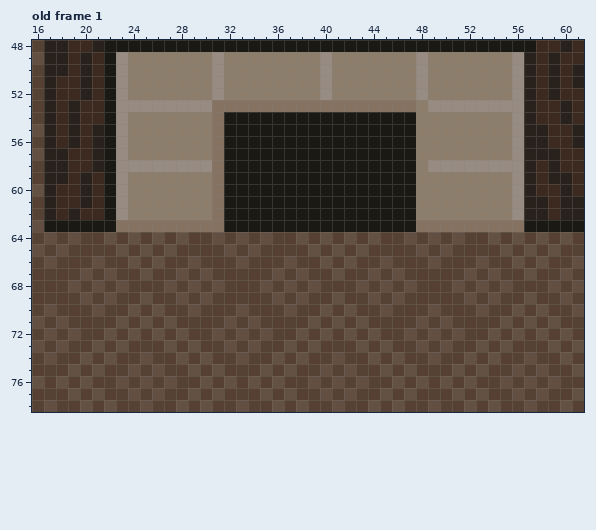
Two states of a pixel-art file, art/fireplace.aseprite. That is the earlier state.
80x80 pixels, 1 frame. Colours within 5 levels of each other are drawn and written as one. Shown: old frame 1: x 16..61, y 48..78. The commit also changed other frames or places, which this record leaves out.
After:
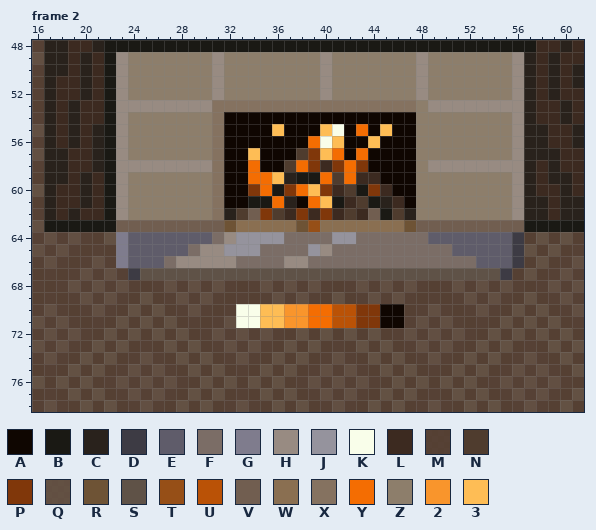
Palette (. is transparent): A #0f0601  B #1a1914  C #29221c  D #3d3b44  E #5f5c6a  F #7b6d66  G #7f7c8d  H #988b82  J #95939d  K #f9feea  L #3c2a20  M #4b3426e9  N #4f3c2e  P #80370a  Q #594536e9  R #6e5335  S #5f5247  T #964f17  U #ba5206  V #715e50  W #8a6f51  X #857260  Y #f46d02  Z #8d7e6b  2 #f9952c  3 #febd55
A new or re-ordered frame is compared with the old frame closest to it.
The exact change:
frames 1 -> 5
layer "kaitseplaat" added
layer "tuli" added
layer "tule paiste" opacity 18% added
Frame 2 is new; against old frame 1:
y 54: x 32..47 BBBBBBBBBBBBBBBB -> AAAAAAAAAAAAAAAA
y 55: x 32..47 BBBBBBBBBBBBBBBB -> AAAA3AAA3KAYA3AA
y 56: x 32..47 BBBBBBBBBBBBBBBB -> AAAAAAAYK3AA3AAA
y 57: x 32..47 BBBBBBBBBBBBBBBB -> AA3AAANP3YAYAAAA
y 58: x 32..47 BBBBBBBBBBBBBBBB -> AAYAANYPLPYPAAAA
y 59: x 32..37 BBBBBB -> AAYY3C; x 40..47 BBBBBBBB -> YNYLLAAA
y 60: x 32..35 BBBB -> AAPY; x 37..42 BBBBBB -> PY3PLN; x 44..47 BBBB -> PLAA
y 61: x 32..33 BB -> AA; x 36..40 BBBBB -> YCAY3; x 42..43 BB -> LN; x 45..47 BBB -> CLA
y 62: x 32..44 BBBBBBBBBBBBB -> CNVPNLPLPLNLV; x 46..47 BB -> NC
y 63: x 23..56 XXXXXXXXXBBBBBBBBBBBBBBBBXXXXXXXXX -> VVVVVVVVVRWWWWWRTWWWWWWWRVVVVVVVVV
y 64: x 23..56 MQMQMQMMQMQMQMMQMQMQMQMMQMQMQMMQMQ -> GEEEEEEEFHJJJJFFFFJJFFFFFFEEEEEEED
y 65: x 23..56 QMQMQMMMMQMQMMMMQMQMQMMMMQMQMMMMQM -> GEEEEEFHHJJJFFFFJHFFFFFFFFFFEEEEED
y 66: x 23..56 MQMQMMQMMMQMMMQMMQMQMMQMMMQMMMQMMQ -> GEEEFHHHHHFFFFHHFFFFFFFFFFFFFFEEED
y 67: x 24..55 MQMMQMQMMMMMQMQMMQMMQMQMMMMMQMQM -> DSSSSSSSSSSSSSSSSSSSSSSSSSSSSSSD
y 70: x 33..46 QMMMQMMQMQMMQM -> KK3322YYUUPPAA
y 71: x 33..46 MQMMMMQMQMQMMM -> KK3322YYUUPPAA
Where, in picture pixels (left, top, right, bottom), the same in both pictures:
changed: (116, 112, 524, 328)
